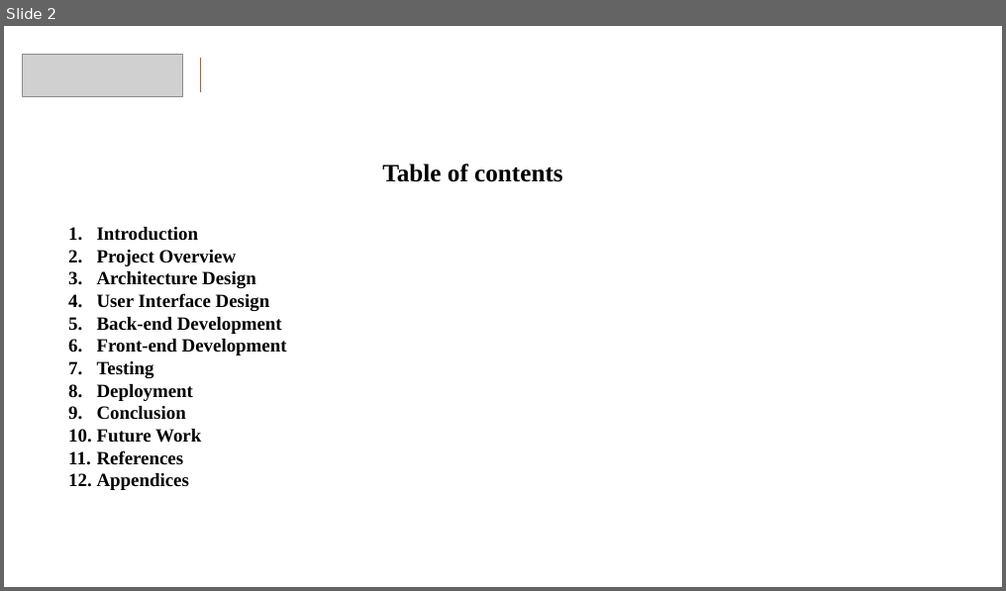
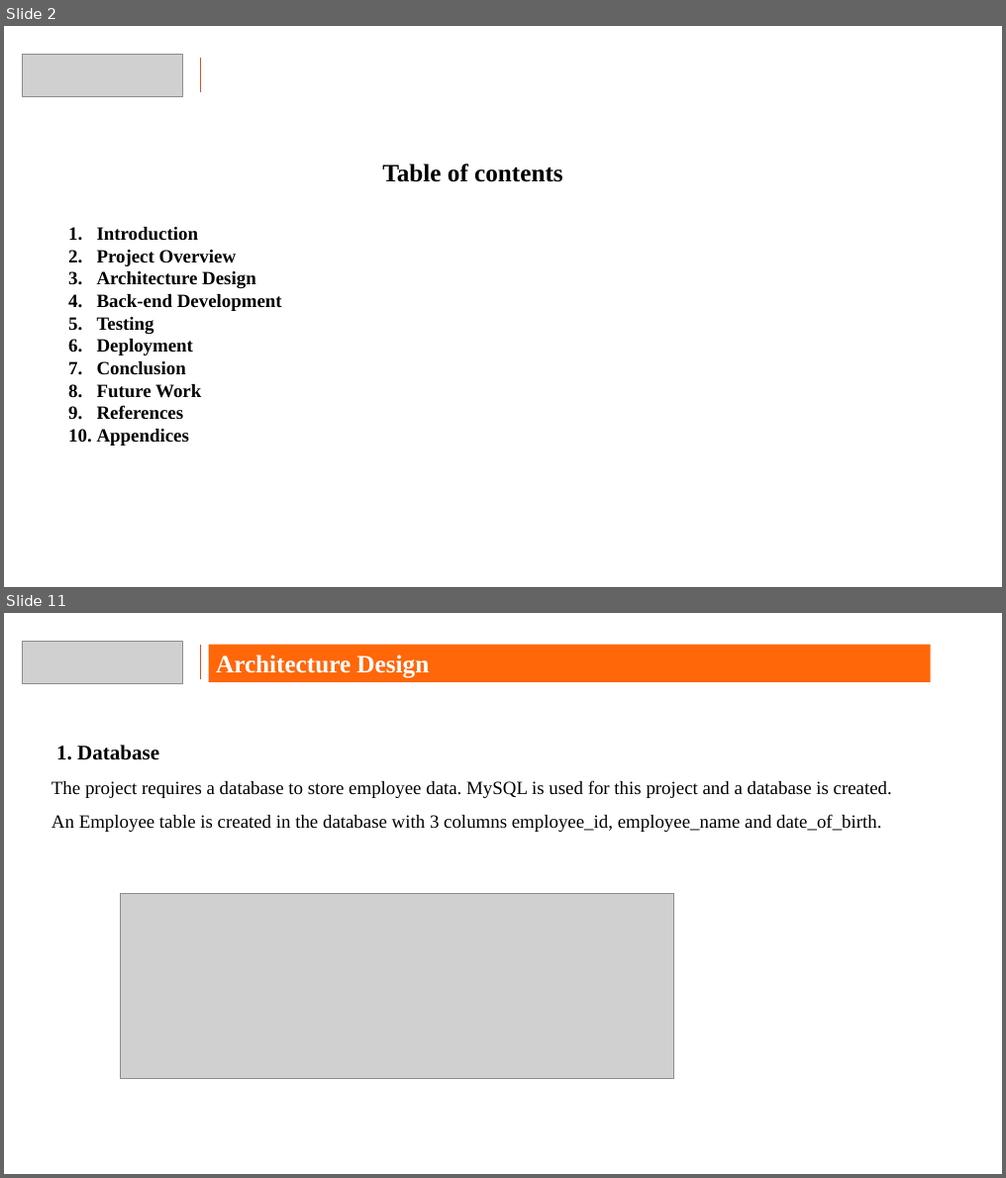
Before and after one commit to bharath210/HDFC_Capstone, a slide deck: Capstone Presentation Format Ver 1.0.pptx. Shown one above the other, each under a label of ours: slide 2 before the commit, slides 2 and 11 after it; the slides between them are not shown. The pictures are 1006x591 and 1006x1178 pixels, drawn with LibreOffice and Linux fonts; fonts in the diff are those of the drawing; grey boxes stand for pictures; background and template pictures are left out. Boxes give left, top, right and bottom in pixels: in the first picture for what was removed or moved away, otherwise in the second. Text is boxed around its words. In the diff, an @@ line names an element or a change of style, - is before the commit and + after.

Commit message:
added screenshots and ppt

```diff
--- a/Capstone Presentation Format Ver 1.0.pptx
+++ b/Capstone Presentation Format Ver 1.0.pptx
@@ slide 11 added at (4,613,1002,1174), background picture (left out) @@
@@ picture added at (22,641,183,683) @@
@@ line added from (201, 645) to (201, 679), #DD4F22 1 pt @@
@@ rectangle added at (208,645,930,682), fill #FF6709, 24 pt, text #FFFFFF, bold @@
+Architecture Design
@@ text added at (52,745,892,832), 18 pt, text #000000 @@
+1. Database
+The project requires a database to store employee data. MySQL is used for this project and a database is created.
+An Employee table is created in the database with 3 columns employee_id, employee_name and date_of_birth.
@@ picture added at (121,894,674,1078) @@
@@ slide 2 changed as well @@
@@ text at (97,293,270,311): paragraph removed @@
-4. User Interface Design
@@ text at (97,339,287,356): paragraph removed @@
-6. Front-end Development
```
Also in this commit, not shown: 7 other slides changed, 21 other slides added, 5 slides removed, 40 other files.
